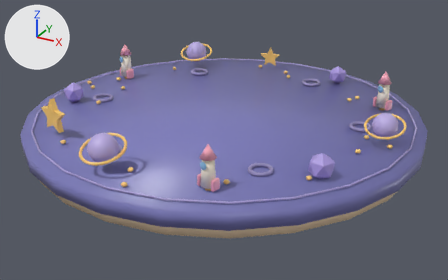
The glTF model examples/word-rocket/public/models/world.glb as it was, and as the next commit left it.
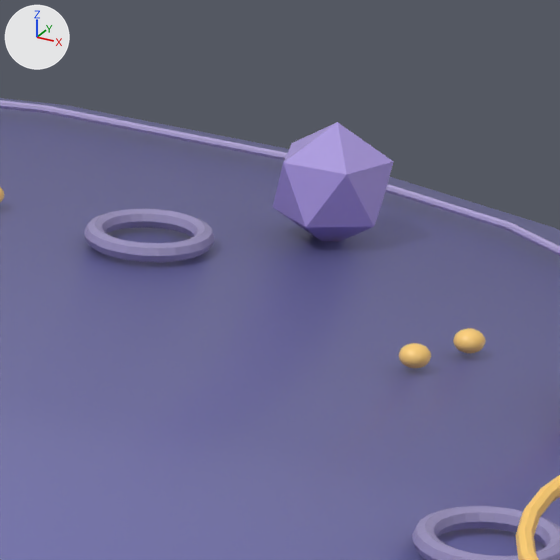
The first picture shows the older version from a camera (50 mm lens) standing at (6.88, -12.51, 5.5) and looking at (0.15, -0.27, -0.62). The close-ups show the older and then the newer version on the part from 65% to 83% of the width and 17% to 46% of the height of that picture. Only the edits that show in the close-ups are written down. Every picture has the same lights, and +X, +Y and +Z are marked at upper left.

Script lines for the objects in view, before the commit:
```python
me_icosphere = bpy.data.meshes.new('Icosphere')
me_icosphere.from_pydata(...)  # an icosphere of 20 faces spanning x -0.358..0.358, y -0.34..0.34, z -0.104..0.696
me_icosphere.materials.append(mat_ab99de)  # purple #ab99de
me_sphere_539 = bpy.data.meshes.new('Sphere.539')
me_sphere_539.from_pydata(...)  # a UV sphere (16 segments, 8 rings, poles along z) spanning x -0.06..0.06, y -0.06..0.06, z -0.045..0.045
me_sphere_539.materials.append(mat_ffd179)  # orange #ffd179
me_star = bpy.data.meshes.new('star')
me_star.from_pydata(...)  # 20 vertices, 36 faces; spans x -0.38..0.38, y -0.16..-0.04, z 0.136..0.86
me_star.materials.append(mat_ffcf70)  # orange #ffcf70
ob_gem_001 = bpy.data.objects.new('gem.001', me_icosphere)
ob_gem_001.location = (1.641, 3.593, 0.0)
ob_gem_001.rotation_euler = (0.0, 0.0, 0.221)  # degrees (0, 0, 13)
ob_gem_001.scale = (0.651, 0.651, 0.651)
ob_sphere_002 = bpy.data.objects.new('Sphere.002', me_sphere_539)
ob_sphere_002.location = (2.441, 2.252, 0.03)
ob_star_001 = bpy.data.objects.new('star.001', me_star)
ob_star_001.location = (-0.562, 3.91, 0.0)
ob_star_001.rotation_euler = (0.0, 0.0, 0.203)  # degrees (0, 0, 12)
ob_star_001.scale = (0.733, 0.733, 0.733)
# also in view: 'Sphere.001' at (2.57, 2.51, 0.03); 'Cone' at (0.0, 0.0, -0.22); 'planet.001' at (3.95, 0.0, 0.41); 'Torus.049' at (3.23, 0.66, 0.02); 'Torus.048' at (0.0, 0.0, 0.02)
```
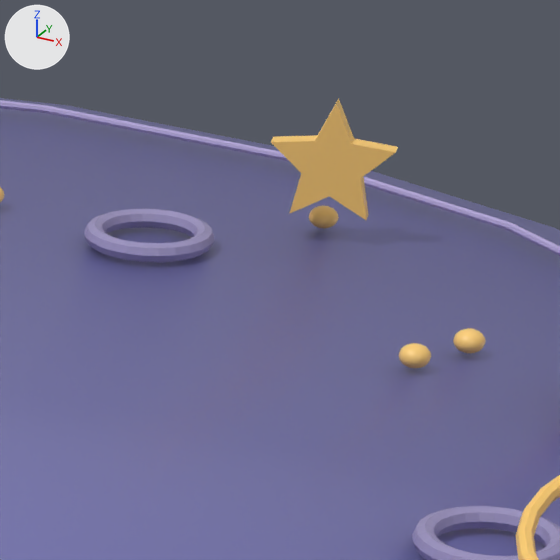
Diff of the bpy script that builds the scene:
```diff
--- a/examples/word-rocket/public/models/world.glb.py
+++ b/examples/word-rocket/public/models/world.glb.py
@@ ob_gem_001 @@
-ob_gem_001 = bpy.data.objects.new('gem.001', me_icosphere)
-ob_gem_001.location = (1.641, 3.593, 0.0)
-ob_gem_001.rotation_euler = (0.0, 0.0, 0.221)  # degrees (0, 0, 13)
-ob_gem_001.scale = (0.651, 0.651, 0.651)
@@ ob_star_001 @@
 ob_star_001 = bpy.data.objects.new('star.001', me_star)
-ob_star_001.location = (-0.562, 3.91, 0.0)
-ob_star_001.rotation_euler = (0.0, 0.0, 0.203)  # degrees (0, 0, 12)
-ob_star_001.scale = (0.733, 0.733, 0.733)
+ob_star_001.location = (1.641, 3.593, 0.0)
+ob_star_001.rotation_euler = (0.0, 0.0, 0.221)  # degrees (0, 0, 13)
+ob_star_001.scale = (0.651, 0.651, 0.651)
```

Pixel boxes [x1, y1, x2, y2] of what changed, in the close-ups (560 x 560 px):
'gem.001', deleted (purple): before [273, 122, 394, 241]
'star.001', moved, turned, rescaled (not visible before): after [271, 98, 398, 220]
